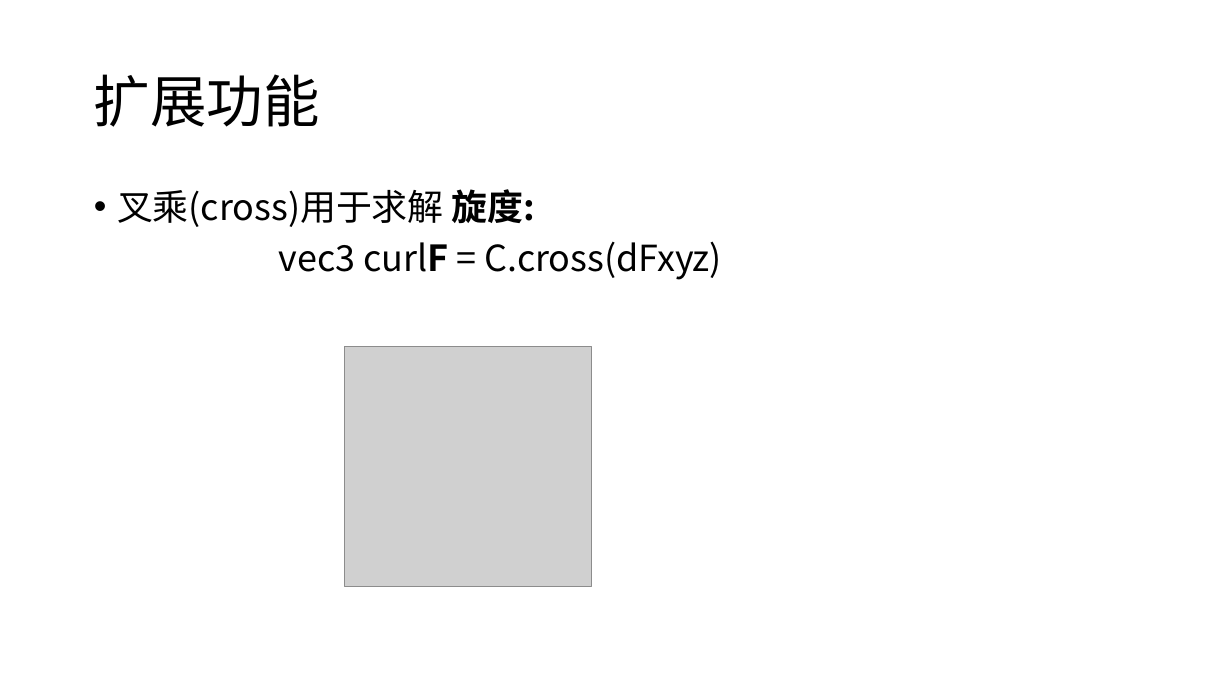
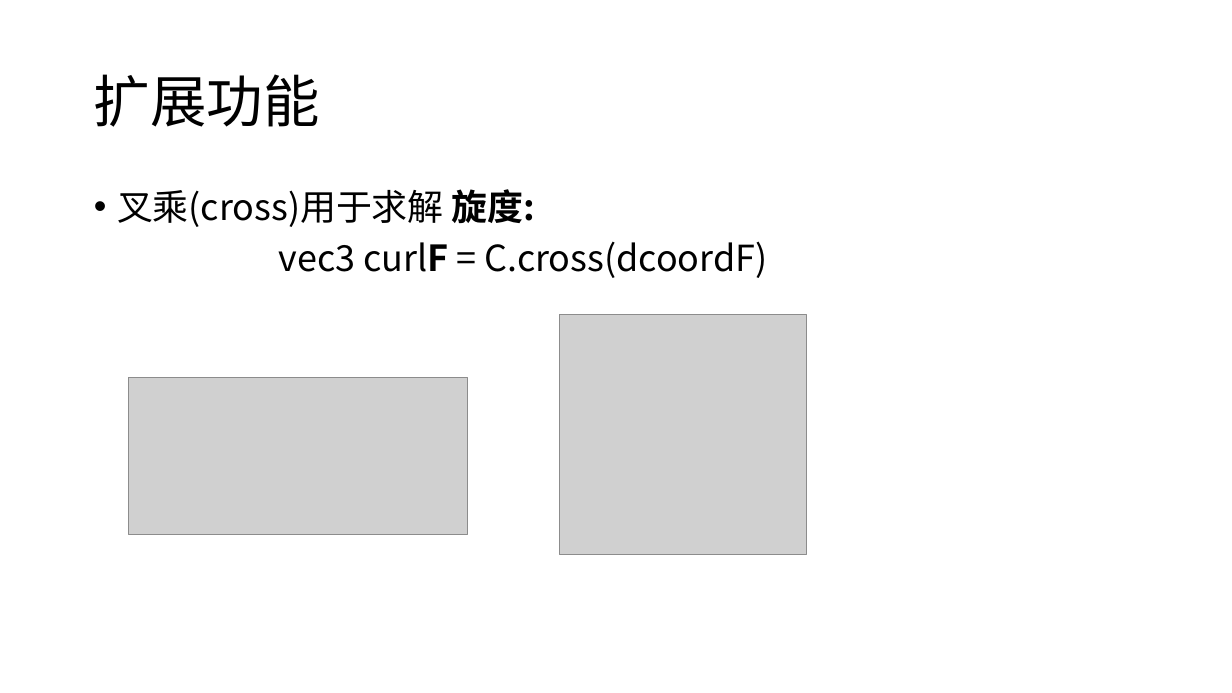
Before and after one commit to panguojun/Coordinate-System, a slide deck: slide 25 of 坐标系.pptx (slide 23 before the commit). Drawn at 1232x693 pixels with LibreOffice and Linux fonts; fonts in the diff are those of the drawing; grey boxes stand for pictures. Boxes give left, top, right and bottom in pixels: in the first picture for what was removed or moved away, otherwise in the second. Text is boxed around its words. In the diff, an @@ line names an element or a change of style, - is before the commit and + after.

```diff
--- a/坐标系.pptx
+++ b/坐标系.pptx
@@ text at (279, 241, 768, 278): text changed @@
-vec3 curlF = C.cross(dFxyz)
+vec3 curlF = C.cross(dcoordF)
@@ picture: place and size @@
-picture at (345, 347, 592, 586)
+picture at (559, 315, 806, 555)
@@ picture added at (128, 377, 468, 534) @@
```
Also in this commit, not shown: 11 other slides changed, 2 slides added.
